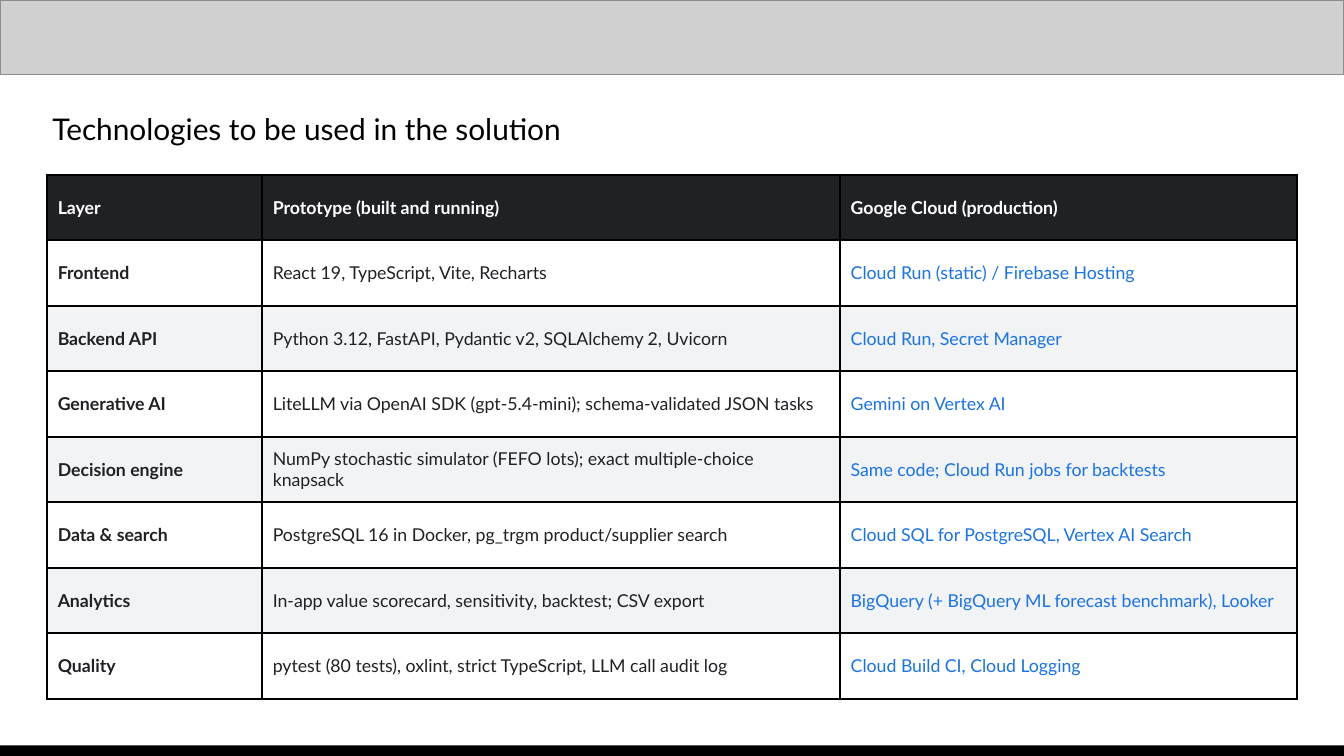
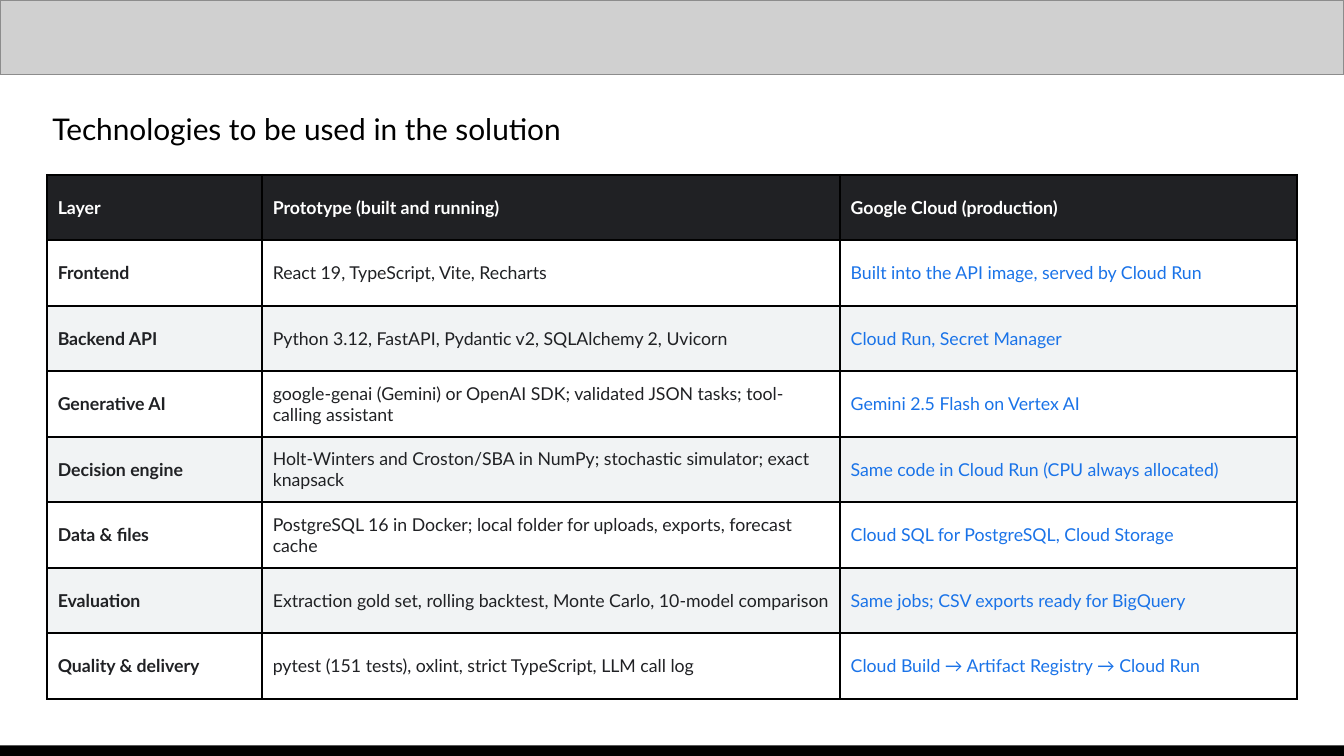
Before and after one commit to Xhahat/inventory-rescue, a slide deck: slide 8 of docs/Inventory_Rescue_AI_Builder_Cup.pptx. Drawn at 1344x756 pixels with LibreOffice and Linux fonts; fonts in the diff are those of the drawing; grey boxes stand for pictures. Boxes give left, top, right and bottom in pixels: in the first picture for what was removed or moved away, otherwise in the second. Text is boxed around its words. In the diff, an @@ line names an element or a change of style, - is before the commit and + after.

Commit message:
Reposition for enterprise brands: 20x demo scale, Rs 10L budget
- Rescale seed volumes/costs, budgets, alerts, assistant prompts and tests
- Fix inclusive end-date extraction (value of signals now 100% captured)
- Re-run backtest, extraction and 10-model comparison; update README
- Rebuild deck with enterprise ROI and model comparison slide

```diff
--- a/docs/Inventory_Rescue_AI_Builder_Cup.pptx
+++ b/docs/Inventory_Rescue_AI_Builder_Cup.pptx
@@ table at <box>47,175,1297,699</box> @@
-row 2, column 3: Cloud Run (static) / Firebase Hosting
+row 2, column 3: Built into the API image, served by Cloud Run
-row 4, column 2: LiteLLM via OpenAI SDK (gpt-5.4-mini); schema-validated JSON tasks
+row 4, column 2: google-genai (Gemini) or OpenAI SDK; validated JSON tasks; tool-calling assistant
-row 4, column 3: Gemini on Vertex AI
+row 4, column 3: Gemini 2.5 Flash on Vertex AI
-row 5, column 2: NumPy stochastic simulator (FEFO lots); exact multiple-choice knapsack
+row 5, column 2: Holt-Winters and Croston/SBA in NumPy; stochastic simulator; exact knapsack
-row 5, column 3: Same code; Cloud Run jobs for backtests
+row 5, column 3: Same code in Cloud Run (CPU always allocated)
-row 6: Data & search | PostgreSQL 16 in Docker, pg_trgm product/supplier search | Cloud SQL for PostgreSQL, Vertex AI Search
+row 6: Data & files | PostgreSQL 16 in Docker; local folder for uploads, exports, forecast cache | Cloud SQL for PostgreSQL, Cloud Storage
-row 7: Analytics | In-app value scorecard, sensitivity, backtest; CSV export | BigQuery (+ BigQuery ML forecast benchmark), Looker
+row 7: Evaluation | Extraction gold set, rolling backtest, Monte Carlo, 10-model comparison | Same jobs; CSV exports ready for BigQuery
-row 8: Quality | pytest (80 tests), oxlint, strict TypeScript, LLM call audit log | Cloud Build CI, Cloud Logging
+row 8: Quality & delivery | pytest (151 tests), oxlint, strict TypeScript, LLM call log | Cloud Build → Artifact Registry → Cloud Run
```
Also in this commit, not shown: 12 other slides changed, 1 slide added, 26 other files.
